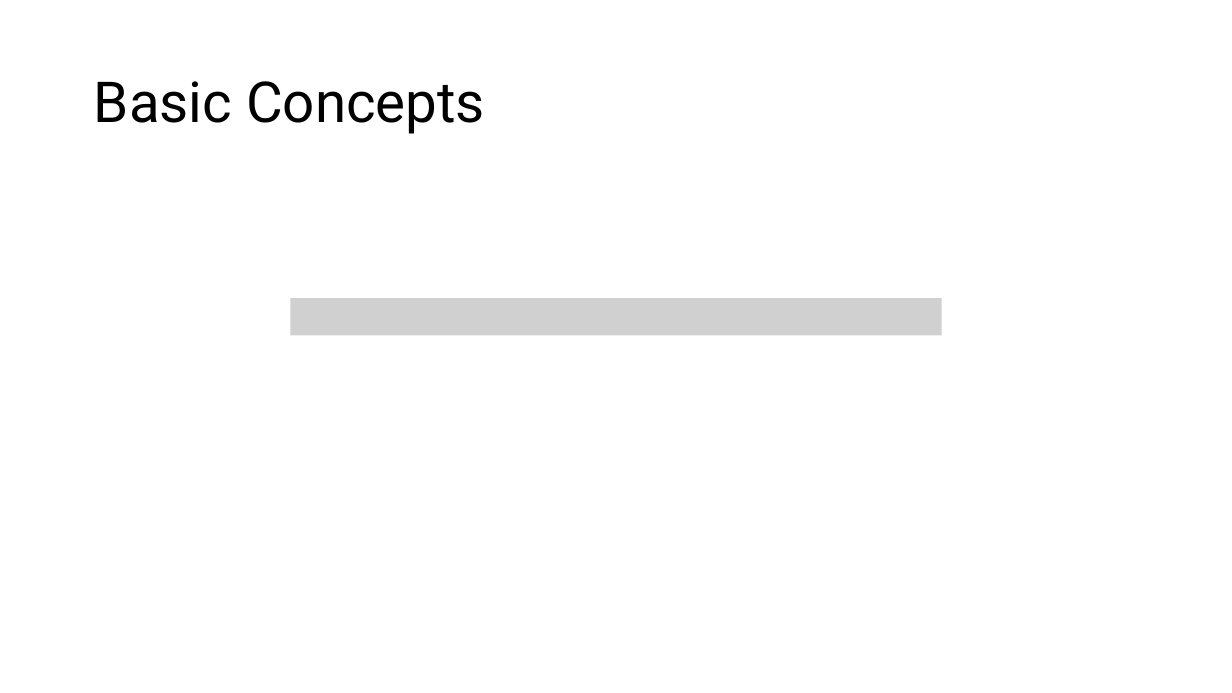
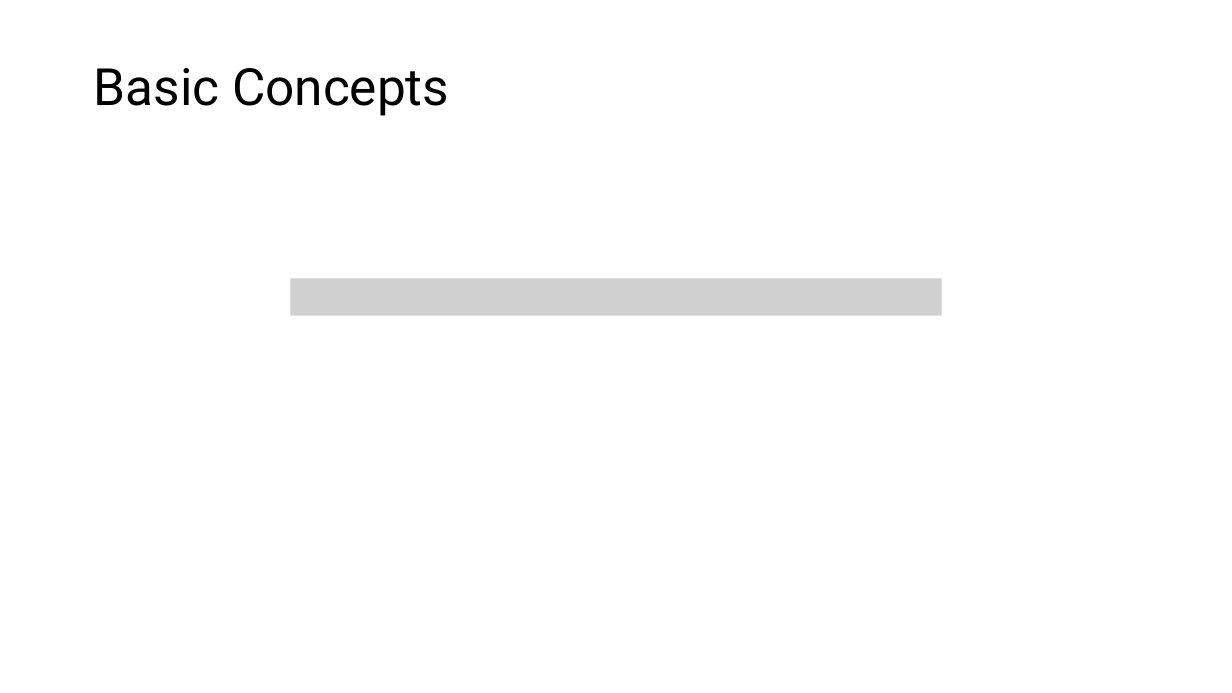
Before and after one commit to CodeFluent/Notes, a slide deck: slide 6 of CS-6223/hw/Grad_Project/Final Documents/PrivKV Differential Privacy for Key Value Structured Data.pptx. Drawn at 1232x693 pixels with LibreOffice and Linux fonts; fonts in the diff are those of the drawing; grey boxes stand for pictures. Boxes give left, top, right and bottom in pixels: in the first picture for what was removed or moved away, otherwise in the second. Text is boxed around its words. In the diff, an @@ line names an element or a change of style, - is before the commit and + after.

```diff
--- a/CS-6223/hw/Grad_Project/Final Documents/PrivKV Differential Privacy for Key Value Structured Data.pptx
+++ b/CS-6223/hw/Grad_Project/Final Documents/PrivKV Differential Privacy for Key Value Structured Data.pptx
@@ title "Basic Concepts" at <box>94,68,449,116</box>: size 44 to 40 pt @@
@@ picture: place and size @@
-picture at <box>290,299,942,335</box>
+picture at <box>290,278,942,315</box>
```
Also in this commit, not shown: 7 other slides changed, 3 slides added.
